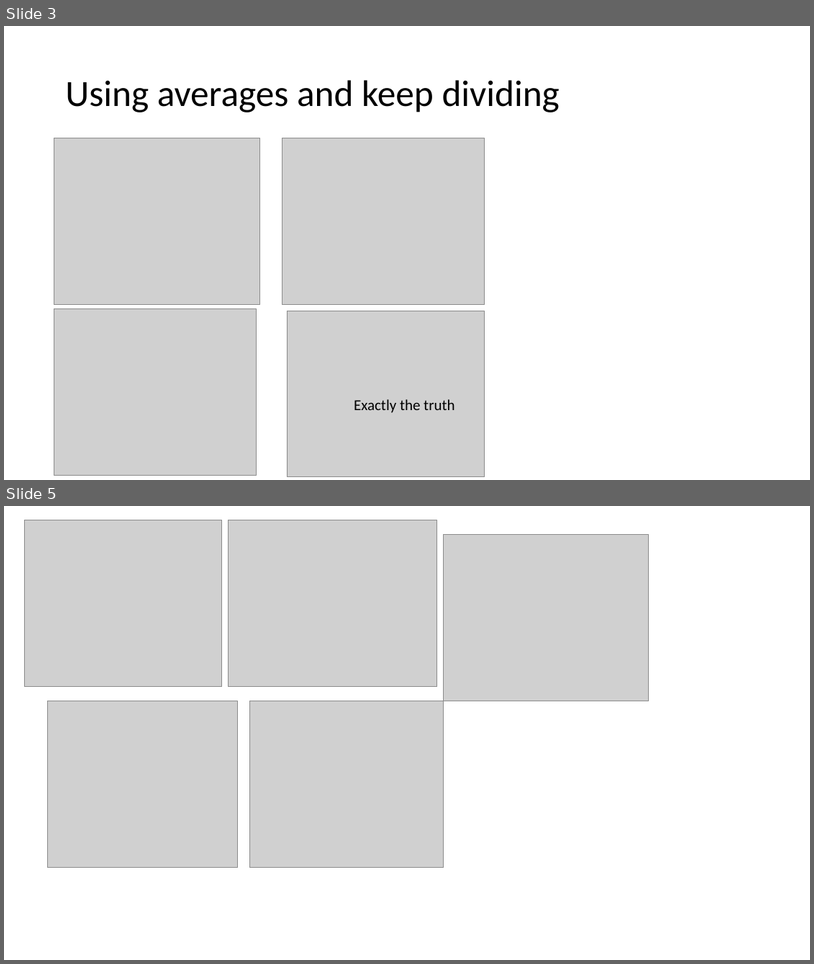
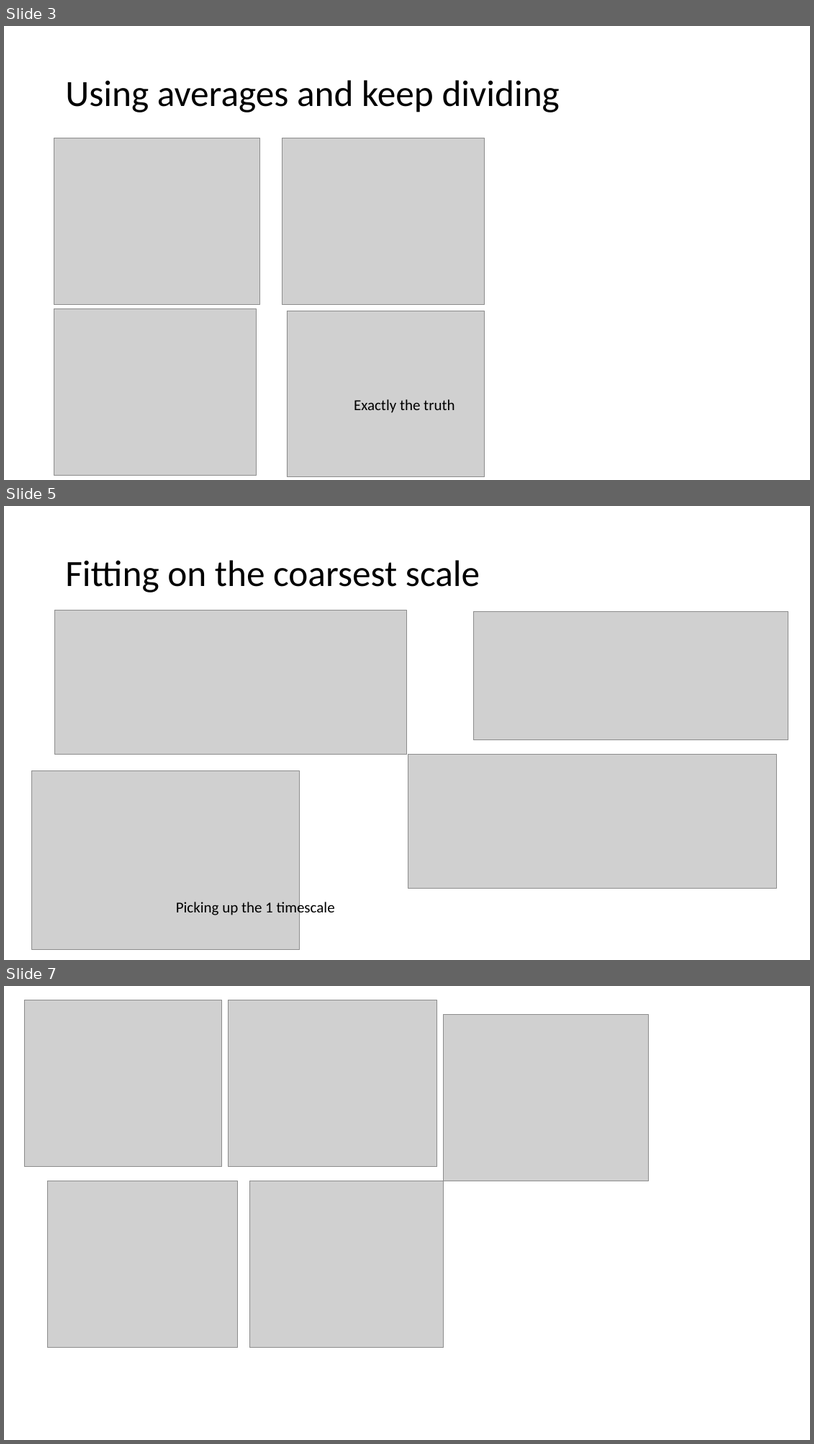
Before and after one commit to KatieJ16/Time_Space_multiscale, a slide deck: notes/Oct_26_averaging_and_toy2.pptx. Shown one above the other, each under a label of ours: slides 3 and 5 before the commit, slides 3, 5 and 7 after it; the slides between them are not shown. The pictures are 814x964 and 814x1444 pixels, drawn with LibreOffice and Linux fonts; fonts in the diff are those of the drawing; grey boxes stand for pictures. Boxes give left, top, right and bottom in pixels: in the first picture for what was removed or moved away, otherwise in the second. Text is boxed around its words. In the diff, an @@ line names an element or a change of style, - is before the commit and + after.

```diff
--- a/notes/Oct_26_averaging_and_toy2.pptx
+++ b/notes/Oct_26_averaging_and_toy2.pptx
@@ slide 5 added at [4,506,810,960], background #FFFFFF @@
@@ title added at [65,560,480,592], 44 pt, text #000000 @@
+Fitting on the coarsest scale
@@ picture added at [55,610,407,754] @@
@@ picture added at [474,611,789,740] @@
@@ picture added at [409,754,777,888] @@
@@ picture added at [32,771,300,950] @@
@@ text added at [176,900,335,917], 18 pt, text #000000 @@
+Picking up the 1 timescale
@@ what was slide 5 is now slide 7 @@
```
Also in this commit, not shown: 1 slide changed, 1 other slide added.
